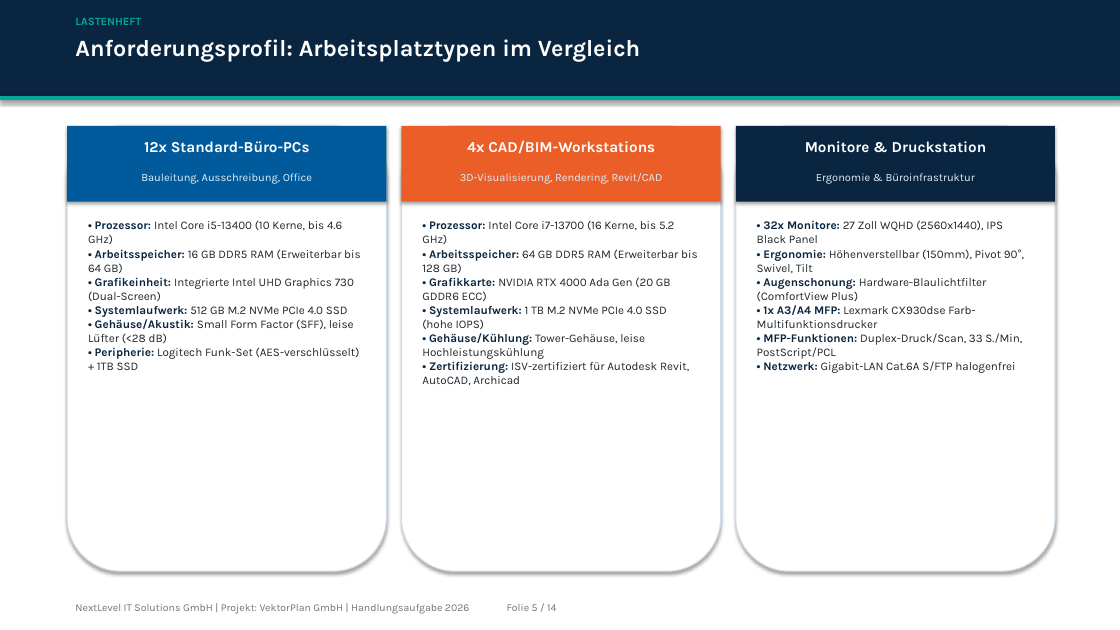
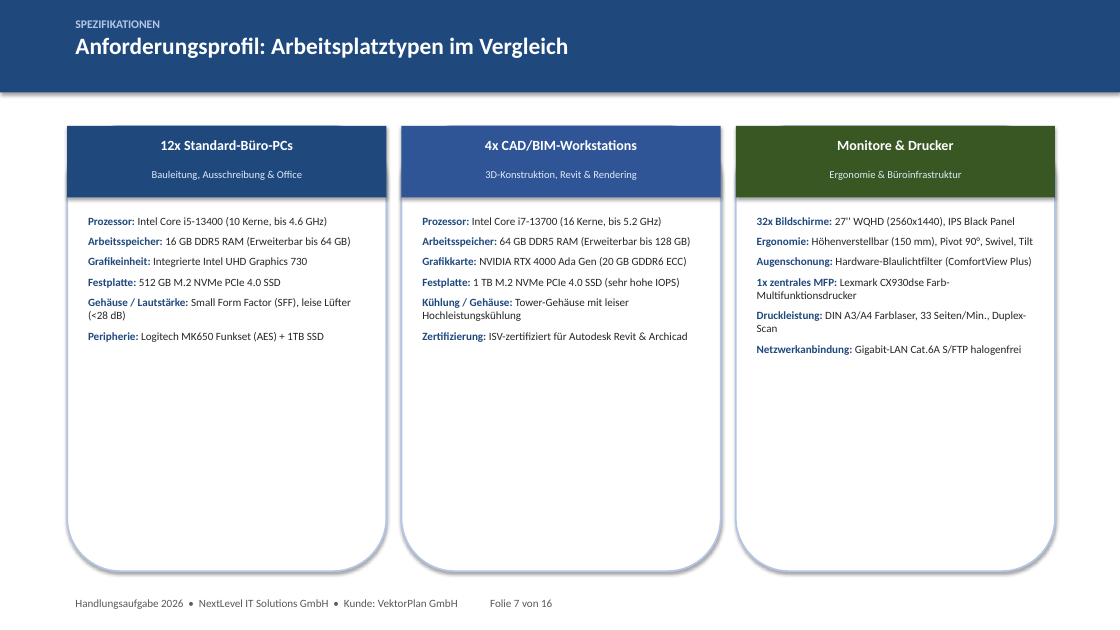
Before and after one commit to kluthjan/projekt_handlungsaufgabe, a slide deck: slide 7 of docs/08_Projektabschluss/Abschlusspraesentation.pptx (slide 5 before the commit). Drawn at 1120x630 pixels with LibreOffice and Linux fonts; fonts in the diff are those of the drawing. Boxes give left, top, right and bottom in pixels: in the first picture for what was removed or moved away, otherwise in the second. Text is boxed around its words. In the diff, an @@ line names an element or a change of style, - is before the commit and + after.

```diff
--- a/docs/08_Projektabschluss/Abschlusspraesentation.pptx
+++ b/docs/08_Projektabschluss/Abschlusspraesentation.pptx
@@ rectangle: place and size @@
-rectangle at bbox=[0, 0, 1120, 97]
+rectangle at bbox=[0, 0, 1120, 92]
@@ rectangle at bbox=[0, 0, 1120, 92]: fill #0A2540 to #1F497D; outline #0A2540 0.75 pt to none @@
@@ text "SPEZIFIKATIONEN": place and size @@
-text "SPEZIFIKATIONEN" at bbox=[75, 39, 640, 62]
+text "SPEZIFIKATIONEN" at bbox=[75, 20, 568, 58]
@@ text at bbox=[75, 20, 160, 28]: paragraph added @@
+SPEZIFIKATIONEN
@@ text removed at bbox=[75, 18, 141, 25] @@
-LASTENHEFT
@@ text at bbox=[75, 37, 568, 58]: font Karla to Calibri in "Anforderungsprofil: Arbeitsplatztypen im Vergleich" @@
@@ rectangle removed at bbox=[0, 97, 1120, 100] @@
@@ text "12x Standard-Büro-PCs" at bbox=[160, 140, 293, 150]: size 13 to 12 pt, font Karla to Calibri @@
@@ rectangle: place and size @@
-rectangle at bbox=[67, 126, 386, 202]
+rectangle at bbox=[67, 126, 386, 197]
@@ rectangle at bbox=[67, 126, 386, 197]: fill #005A9C to #1F497D @@
@@ text "4x CAD/BIM-Workstations" at bbox=[485, 140, 637, 151]: size 13 to 12 pt, font Karla to Calibri @@
@@ rectangle: place and size @@
-rectangle at bbox=[402, 126, 721, 202]
+rectangle at bbox=[402, 126, 721, 197]
@@ rectangle at bbox=[402, 126, 721, 197]: fill #EB5E28 to #2F5597 @@
@@ outline #D1DEEB 1 pt to #B4C6E7 1.5 pt in 3 elements at bbox=[67, 126, 386, 571], bbox=[402, 126, 721, 571], bbox=[736, 126, 1055, 571] @@
@@ rectangle: place and size @@
-rectangle at bbox=[736, 126, 1055, 202]
+rectangle at bbox=[736, 126, 1055, 197]
@@ rectangle at bbox=[736, 126, 1055, 197]: fill #0A2540 to #385723 @@
@@ text at bbox=[837, 140, 953, 150]: text changed; size 13 to 12 pt; font Karla to Calibri @@
-Monitore & Druckstation
+Monitore & Drucker
@@ text at bbox=[152, 170, 302, 180]: text changed; size 9.5 to 9 pt; font Karla to Calibri; text colour #E1EEF8 to #DEEBF7 @@
-Bauleitung, Ausschreibung, Office
+Bauleitung, Ausschreibung & Office
@@ text at bbox=[485, 170, 637, 180]: text changed; size 9.5 to 9 pt; font Karla to Calibri; text colour #E1EEF8 to #DEEBF7 @@
-3D-Visualisierung, Rendering, Revit/CAD
+3D-Konstruktion, Revit & Rendering
@@ text "Ergonomie & Büroinfrastruktur" at bbox=[829, 171, 961, 180]: size 9.5 to 9 pt, font Karla to Calibri, text colour #E1EEF8 to #DEEBF7 @@
@@ text at bbox=[88, 217, 350, 342]: text changed; size 10 to 9.5 pt; font Karla to Calibri; text colour #212529 to #262626 @@
-• Prozessor: Intel Core i5-13400 (10 Kerne, bis 4.6 GHz)
-• Arbeitsspeicher: 16 GB DDR5 RAM (Erweiterbar bis 64 GB)
-• Grafikeinheit: Integrierte Intel UHD Graphics 730 (Dual-Screen)
-• Systemlaufwerk: 512 GB M.2 NVMe PCIe 4.0 SSD
-• Gehäuse/Akustik: Small Form Factor (SFF), leise Lüfter (<28 dB)
-• Peripherie: Logitech Funk-Set (AES-verschlüsselt) + 1TB SSD
+Prozessor: Intel Core i5-13400 (10 Kerne, bis 4.6 GHz)
+Arbeitsspeicher: 16 GB DDR5 RAM (Erweiterbar bis 64 GB)
+Grafikeinheit: Integrierte Intel UHD Graphics 730
+Festplatte: 512 GB M.2 NVMe PCIe 4.0 SSD
+Gehäuse / Lautstärke: Small Form Factor (SFF), leise Lüfter (<28 dB)
+Peripherie: Logitech MK650 Funkset (AES) + 1TB SSD
@@ text at bbox=[422, 217, 690, 342]: text changed; size 10 to 9.5 pt; font Karla to Calibri; text colour #212529 to #262626 @@
-• Prozessor: Intel Core i7-13700 (16 Kerne, bis 5.2 GHz)
-• Arbeitsspeicher: 64 GB DDR5 RAM (Erweiterbar bis 128 GB)
-• Grafikkarte: NVIDIA RTX 4000 Ada Gen (20 GB GDDR6 ECC)
-• Systemlaufwerk: 1 TB M.2 NVMe PCIe 4.0 SSD (hohe IOPS)
-• Gehäuse/Kühlung: Tower-Gehäuse, leise Hochleistungskühlung
-• Zertifizierung: ISV-zertifiziert für Autodesk Revit, AutoCAD, Archicad
+Prozessor: Intel Core i7-13700 (16 Kerne, bis 5.2 GHz)
+Arbeitsspeicher: 64 GB DDR5 RAM (Erweiterbar bis 128 GB)
+Grafikkarte: NVIDIA RTX 4000 Ada Gen (20 GB GDDR6 ECC)
+Festplatte: 1 TB M.2 NVMe PCIe 4.0 SSD (sehr hohe IOPS)
+Kühlung / Gehäuse: Tower-Gehäuse mit leiser Hochleistungskühlung
+Zertifizierung: ISV-zertifiziert für Autodesk Revit & Archicad
@@ text at bbox=[757, 217, 1033, 355]: text changed; size 10 to 9.5 pt; font Karla to Calibri; text colour #212529 to #262626 @@
-• 32x Monitore: 27 Zoll WQHD (2560x1440), IPS Black Panel
-• Ergonomie: Höhenverstellbar (150mm), Pivot 90°, Swivel, Tilt
-• Augenschonung: Hardware-Blaulichtfilter (ComfortView Plus)
-• 1x A3/A4 MFP: Lexmark CX930dse Farb-Multifunktionsdrucker
-• MFP-Funktionen: Duplex-Druck/Scan, 33 S./Min, PostScript/PCL
-• Netzwerk: Gigabit-LAN Cat.6A S/FTP halogenfrei
+32x Bildschirme: 27'' WQHD (2560x1440), IPS Black Panel
+Ergonomie: Höhenverstellbar (150 mm), Pivot 90°, Swivel, Tilt
+Augenschonung: Hardware-Blaulichtfilter (ComfortView Plus)
+1x zentrales MFP: Lexmark CX930dse Farb-Multifunktionsdrucker
+Druckleistung: DIN A3/A4 Farblaser, 33 Seiten/Min., Duplex-Scan
+Netzwerkanbindung: Gigabit-LAN Cat.6A S/FTP halogenfrei
@@ text at bbox=[75, 599, 552, 609]: text changed; size 9 to 9.5 pt; font Karla to Calibri; text colour #6C757D to #595959 @@
-NextLevel IT Solutions GmbH | Projekt: VektorPlan GmbH | Handlungsaufgabe 2026 Folie 5 / 14
+Handlungsaufgabe 2026 • NextLevel IT Solutions GmbH • Kunde: VektorPlan GmbH Folie 7 von 16
```
Also in this commit, not shown: 8 other slides changed, 7 slides added, 5 slides removed, 11 other files.
